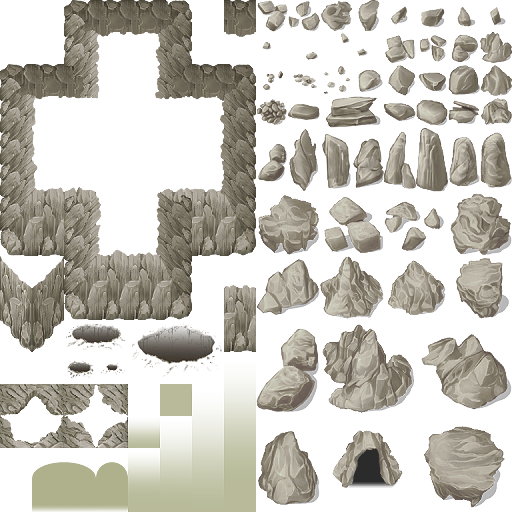
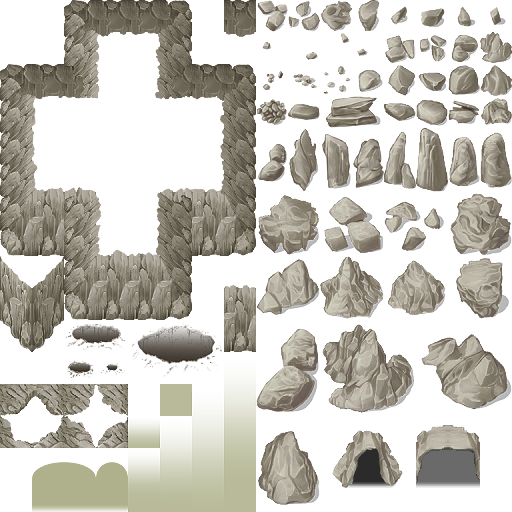
Layer changes from the first 512 x 512 image to the second:
added layer "entrance shadow" (70%) above "KR_SolarBase_B.png" over (416, 450, 480, 488)
painted on "KR_SolarBase_B.png" over (416, 425, 505, 508)
